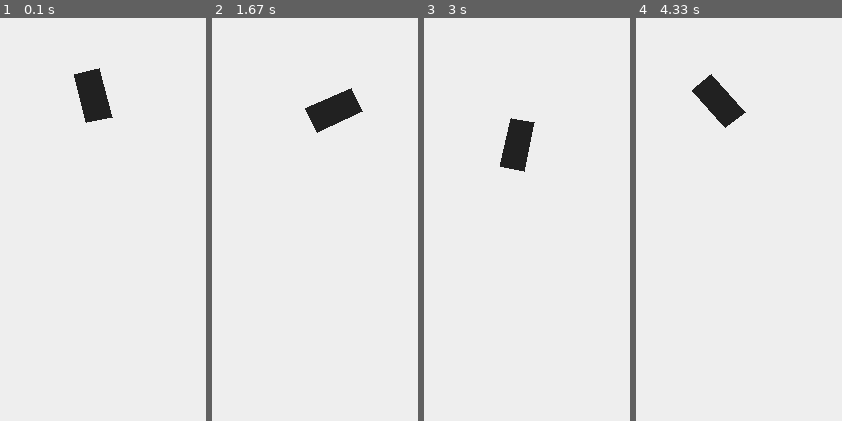
Above: before the commit, frames 1-4 (left to right).
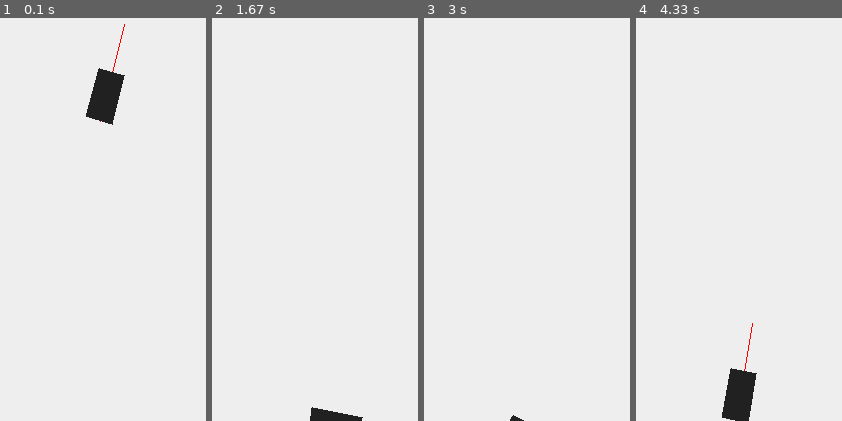
Above: after the commit, the same moments.

Repository: Gunlek/PyGame-Rocket
Game: pygame game, started from Simple_animation.py
The game is run twice, just before and just after one commit, with the same random seed, the same clock (stepped at 60 frames per second) and the same inputs.
Inputs:
- Up to frame 1 (0.1 s): no input
- Up to frame 2 (1.67 s): no input
- Up to frame 3 (3 s): no input
- Up to frame 4 (4.33 s): no input

The runs differ from the first frame. In frame 1, 1.6% of the frame differs, in the area x 35-61%, y 1-27%; in frame 2, 2.2%; in frame 3, 1.6%; in frame 4, 3.3%, in the area x 27-59%, y 13-100%.

Commit message:
Implemented vectorial positioning of rocket and angle positioning via vector angle

Diff:
--- a/Simple_animation.py
+++ b/Simple_animation.py
@@ -25,24 +25,25 @@
 acc = gravity
 speed = 0
 enableFloor = True          # is there a floor on the down side of the frame
-enablePhysic = False         # Enable or disable gravity effect
+enablePhysic = True         # Enable or disable gravity effect
 
 rocket_width = 50
 rocket_height = 25
 rocket_pos = [[win_width//2, win_height], math.pi/2]
+rocketVector = [[win_width//2, win_height], [0, 1]]
 
 
 def renderPhysics(actualRocketPos, deltaT):
-    newPhysicCoords = actualRocketPos[0]
+    newPhysicCoords = actualRocketPos
     global speed
     global acc
-    if actualRocketPos[0][1] < win_height-rocket_height or speed!=0:
+    if actualRocketPos[1] < win_height-rocket_height or speed!=0:
         acc = gravity
         dv = acc*deltaT
         speed += dv
         dy = speed*deltaT
         newPhysicCoords[1] = newPhysicCoords[1]-speed*deltaT
-    if actualRocketPos[0][1] >= win_height and enableFloor:
+    if actualRocketPos[1] >= win_height and enableFloor:
         acc=0
         speed=0
         newPhysicCoords[1] = win_height
@@ -57,30 +58,72 @@
     acc = newAcceleration
 
 def moveRocket(newRocketPos):
-    global rocket_pos
-    rocket_pos = newRocketPos
+    global rocketVector
+    rocketVector[0] = newRocketPos
+    rocketVector[1] = getRocketVector()[1]
+
 
 def drawRocket():
-    point_1 = [int(rocket_pos[0][0]+math.sin(rocket_pos[1])*rocket_height/2), int(rocket_pos[0][1]+math.cos(rocket_pos[1])*rocket_height/2)]
-    point_2 = [int(point_1[0]+math.cos(rocket_pos[1])*rocket_width), int(point_1[1]-math.sin(rocket_pos[1])*rocket_width)]
-    point_3 = [int(point_2[0]-math.sin(rocket_pos[1])*rocket_height), int(point_2[1]-math.cos(rocket_pos[1])*rocket_height)]
-    point_4 = [int(point_3[0]-math.cos(rocket_pos[1])*rocket_width), int(point_3[1]+math.sin(rocket_pos[1])*rocket_width)]
+    global rocketVector
+    rocketAngle = getVectorAngle(rocketVector[1])
+    point_1 = [int(rocketVector[0][0]+math.sin(rocketAngle)*rocket_height/2), int(rocketVector[0][1]+math.cos(rocketAngle)*rocket_height/2)]
+    point_2 = [int(point_1[0]+math.cos(rocketAngle)*rocket_width), int(point_1[1]-math.sin(rocketAngle)*rocket_width)]
+    point_3 = [int(point_2[0]-math.sin(rocketAngle)*rocket_height), int(point_2[1]-math.cos(rocketAngle)*rocket_height)]
+    point_4 = [int(point_3[0]-math.cos(rocketAngle)*rocket_width), int(point_3[1]+math.sin(rocketAngle)*rocket_width)]
 
-    #rocket = pygame.draw.rect(win, GREY, (rocket_coords[0], rocket_coords[1], rocket_width, rocket_height))
     rocket = pygame.draw.polygon(win, GREY, [point_1, point_2, point_3, point_4])
     #rocket = pygame.draw.line(win, GREY, point_1, point_2)
-    #pygame.draw.line(win, GREY, point_2, point_3)
+    #rocket =pygame.draw.line(win, GREY, point_2, point_3)
     #pygame.draw.line(win, GREY, point_3, point_4)
     #pygame.draw.line(win, GREY, point_4, point_1)
     return rocket
 
+def getRocketVector():
+    global rocketVector
+    angle = getVectorAngle(rocketVector[1])
+    point_1 = [int(rocketVector[0][0]), int(rocketVector[0][1])]
+    point_2 = [int(point_1[0]+math.cos(angle)*rocket_width*2), int(point_1[1]+math.sin(angle)*rocket_width*2)]
+
+    vector = [point_2[0]-point_1[0], point_2[1]-point_1[1]]
+
+    return [point_1, vector]
+
+def drawVector(origin, vector):
+    pygame.draw.line(win, (255, 0, 0), origin, [rocketVector[0][0]+rocketVector[1][0], rocketVector[0][1]-rocketVector[1][1]])
+
+def getVectorAngle(vector):
+    norme = math.sqrt(vector[0]**2+vector[1]**2)
+    cosAngle = vector[0]/norme
+    sinAngle = vector[1]/norme
+
+    angle=math.acos(cosAngle) if math.asin(sinAngle)>=0 else 2*math.pi - math.acos(cosAngle)
+
+    return angle
+
+def setVectorAngle(vector, angle):
+    norme = math.sqrt(vector[0]**2+vector[1]**2)
+    xPos = int(norme*math.cos(angle))
+    yPos = int(norme*math.sin(angle))
+
+    return [xPos, yPos]
+
+def eventHandler():
+    #TODO: Manage events such as keydown to update rocket angle
+    return False
+
 def updateDisplay(deltaT):
+    global rocketVector
     win.fill(WHITE)
     if enablePhysic:
-        newCoords = renderPhysics(rocket_pos, deltaT)
+        newCoords = renderPhysics(rocketVector[0], deltaT)
     else:
-        newCoords = rocket_pos[0]
-    moveRocket([newCoords, rocket_pos[1]+math.pi/60])
+        newCoords = rocketVector[0]
+    eventHandler()
+    moveRocket(newCoords)
+    angle = getVectorAngle(rocketVector[1])
+    rocketVector[1] = setVectorAngle(rocketVector[1], angle+math.pi/60)
+    rocketVector = getRocketVector()
+    drawVector(rocketVector[0], rocketVector[1])
     drawRocket()
     pygame.display.update()
 
@@ -88,7 +131,8 @@
 ## ------------- MAIN LOOP --------------- ##
 #############################################
 
-moveRocket([[rocket_pos[0][0], rocket_pos[0][1]-300], math.pi/2])
+moveRocket([rocketVector[0][0], rocketVector[0][1]-300])
+rocketVector[1] = setVectorAngle(rocketVector[1], math.pi/3)
 rocket = drawRocket()
 cycle_timer = 0
 frames = 0
